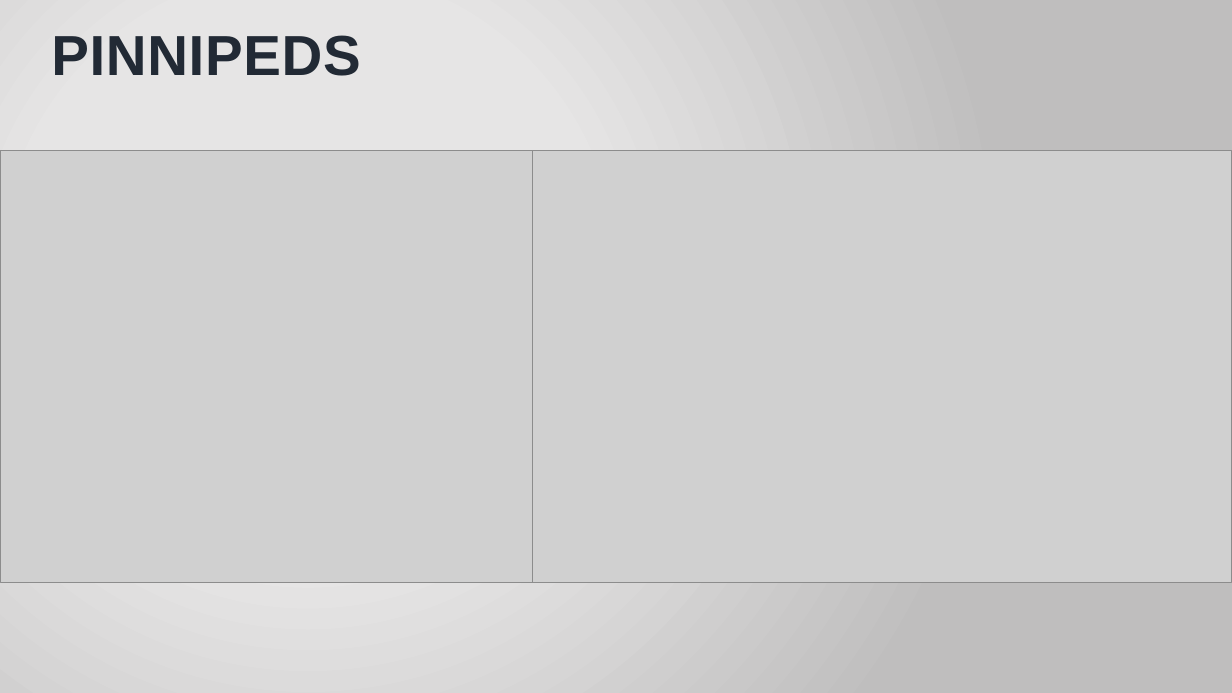
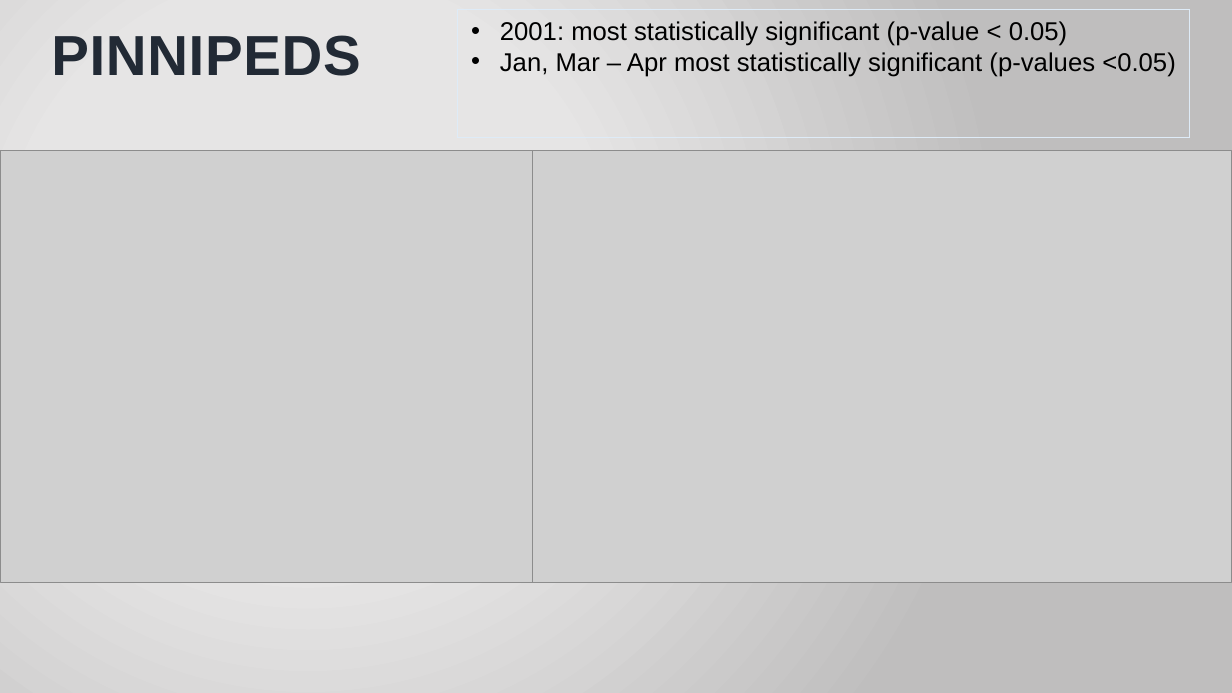
Before and after one commit to jmeza32/MezaFidalgo_Ozog_Pepper_ENV872_EDA_FinalProject, a slide deck: slide 6 of Output/Stranding Data Analysis.pptx. Drawn at 1232x693 pixels with LibreOffice and Linux fonts; fonts in the diff are those of the drawing; grey boxes stand for pictures; background and template pictures are left out. Boxes give left, top, right and bottom in pixels: in the first picture for what was removed or moved away, otherwise in the second. Text is boxed around its words. In the diff, an @@ line names an element or a change of style, - is before the commit and + after.

```diff
--- a/Output/Stranding Data Analysis.pptx
+++ b/Output/Stranding Data Analysis.pptx
@@ rectangle added at (x1=458, y1=9, x2=1190, y2=137), outline #DEEBF7 0.75 pt, 20 pt, text #000000 @@
+• 2001: most statistically significant (p-value < 0.05)
+• Jan, Mar – Apr most statistically significant (p-values <0.05)
```
Also in this commit, not shown: 6 other slides changed.
